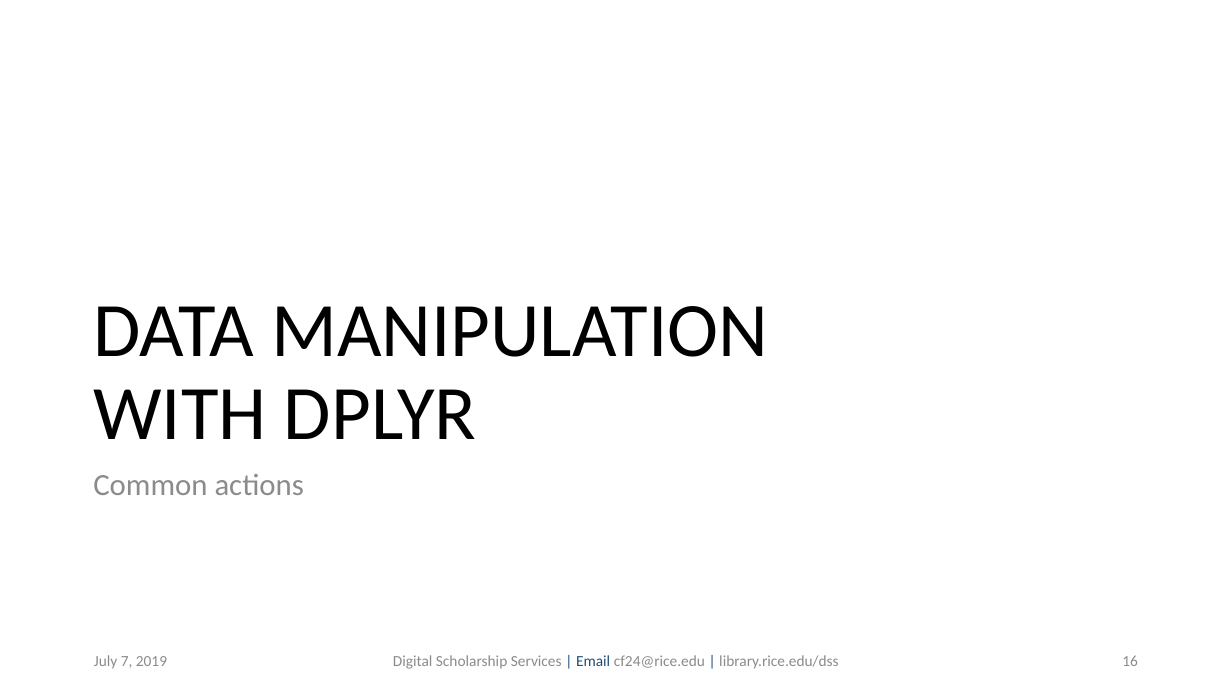
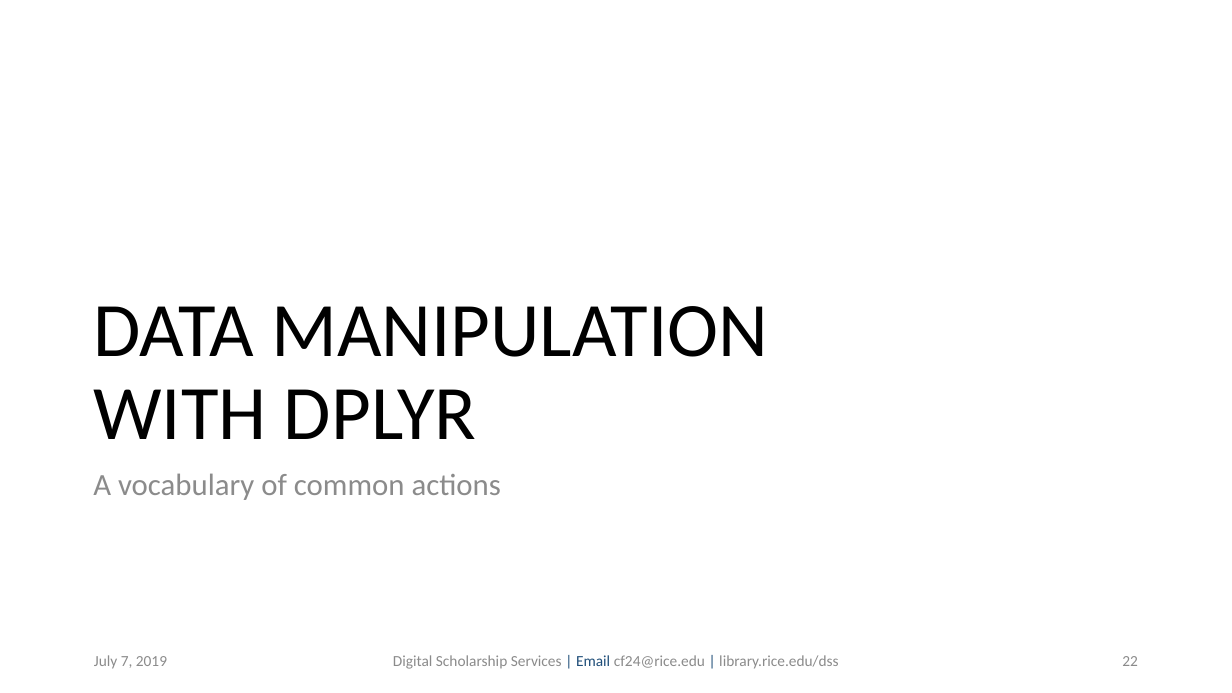
Before and after one commit to bakitybacon/rice-data-and-donuts, a slide deck: slide 22 of Rviz/R Visualization and Data Manipulation.pptx (slide 16 before the commit). Drawn at 1232x693 pixels with LibreOffice and Linux fonts; fonts in the diff are those of the drawing; background and template pictures are left out. Boxes give left, top, right and bottom in pixels: in the first picture for what was removed or moved away, otherwise in the second. Text is boxed around its words. In the diff, an @@ line names an element or a change of style, - is before the commit and + after.

Commit message:
dplyr

```diff
--- a/Rviz/R Visualization and Data Manipulation.pptx
+++ b/Rviz/R Visualization and Data Manipulation.pptx
@@ text at [93,473,501,500]: text changed @@
-Common actions
+A vocabulary of common actions
@@ page number at [1122,656,1138,666]: text changed @@
-16
+22
```
Also in this commit, not shown: 10 other slides changed, 16 slides added, 1 other file.
